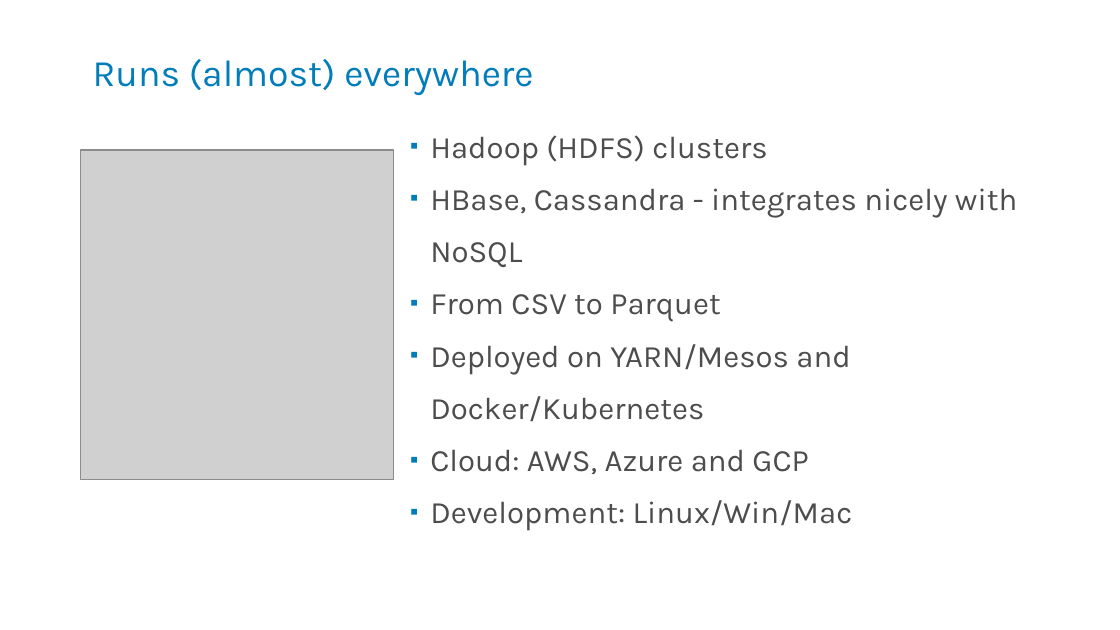
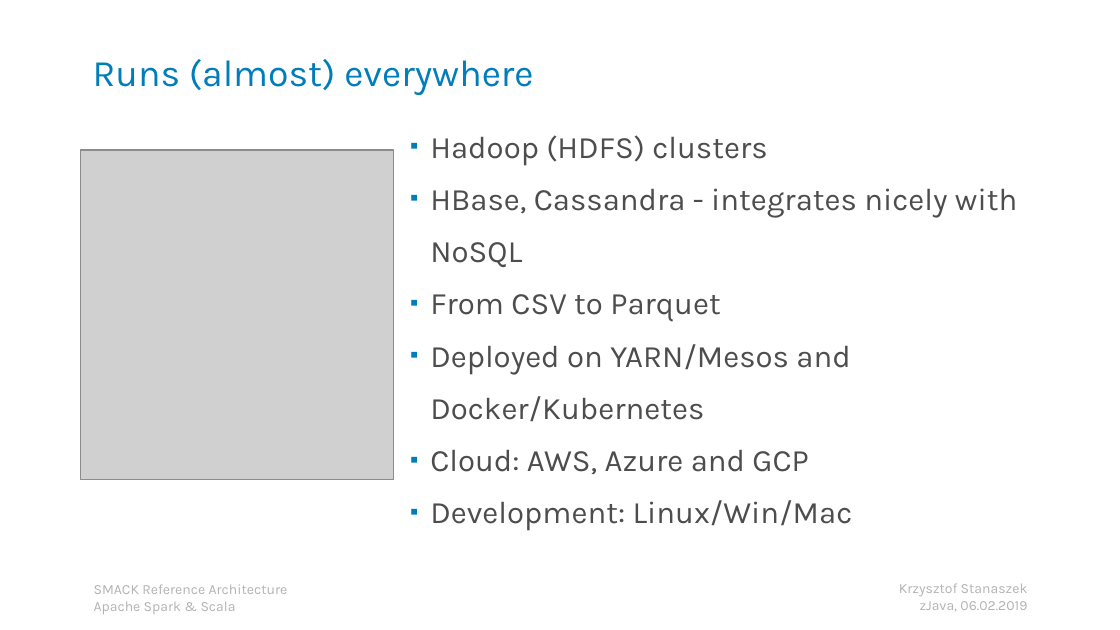
Before and after one commit to kstanaszek/SparkAndScalaInTandem, a slide deck: slide 7 of src/main/resources/slides.pptx (slide 8 before the commit). Drawn at 1120x630 pixels with LibreOffice and Linux fonts; fonts in the diff are those of the drawing; grey boxes stand for pictures. Boxes give left, top, right and bottom in pixels: in the first picture for what was removed or moved away, otherwise in the second. Text is boxed around its words. In the diff, an @@ line names an element or a change of style, - is before the commit and + after.

```diff
--- a/src/main/resources/slides.pptx
+++ b/src/main/resources/slides.pptx
@@ text added at <box>94,584,288,614</box>, 9 pt, text #B3B3B3 @@
+SMACK Reference Architecture
+Apache Spark & Scala
@@ text added at <box>899,583,1028,611</box>, 9 pt, text #B3B3B3 @@
+Krzysztof Stanaszek
+zJava, 06.02.2019
```
Also in this commit, not shown: 19 other slides changed, 2 slides added, 1 slide removed, 8 other files.
